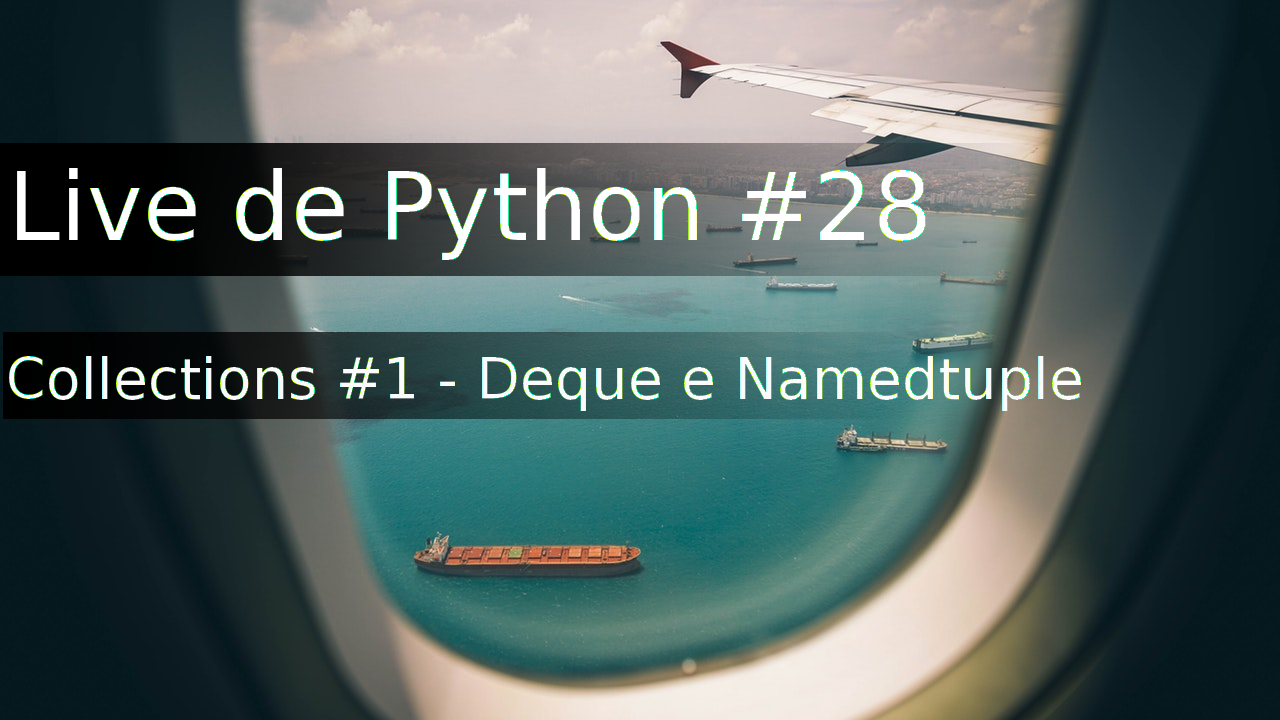
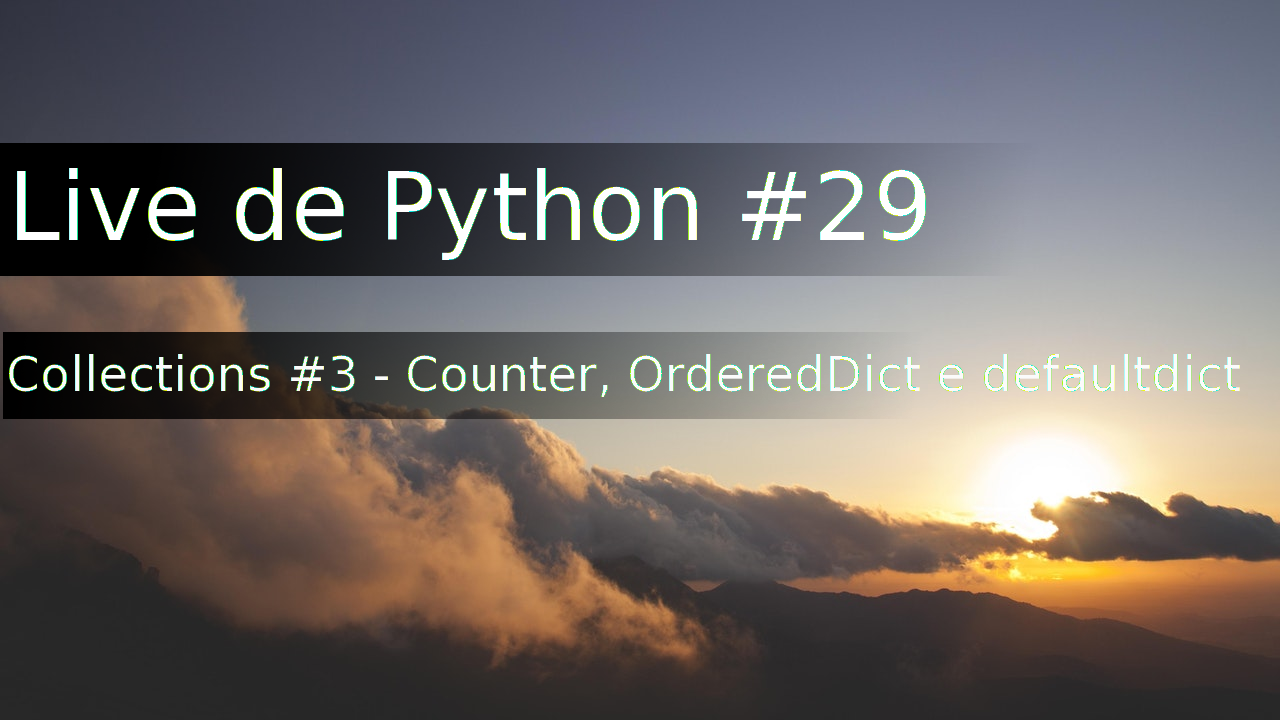
Before/after of a 1280×720 layered artwork. What changed in the layer stack:
renamed "Collections #1 - Deque e Named..." to "Collections #3 - Counter, Orde...", painted on it over [9,354,1240,411]
renamed "Live de Python #28" to "Live de Python #29", painted on it over [154,168,926,260]
renamed "pexels-photo-219014.jpeg" to "pexels-photo-176840.jpeg", painted on it over [0,0,1280,720]
